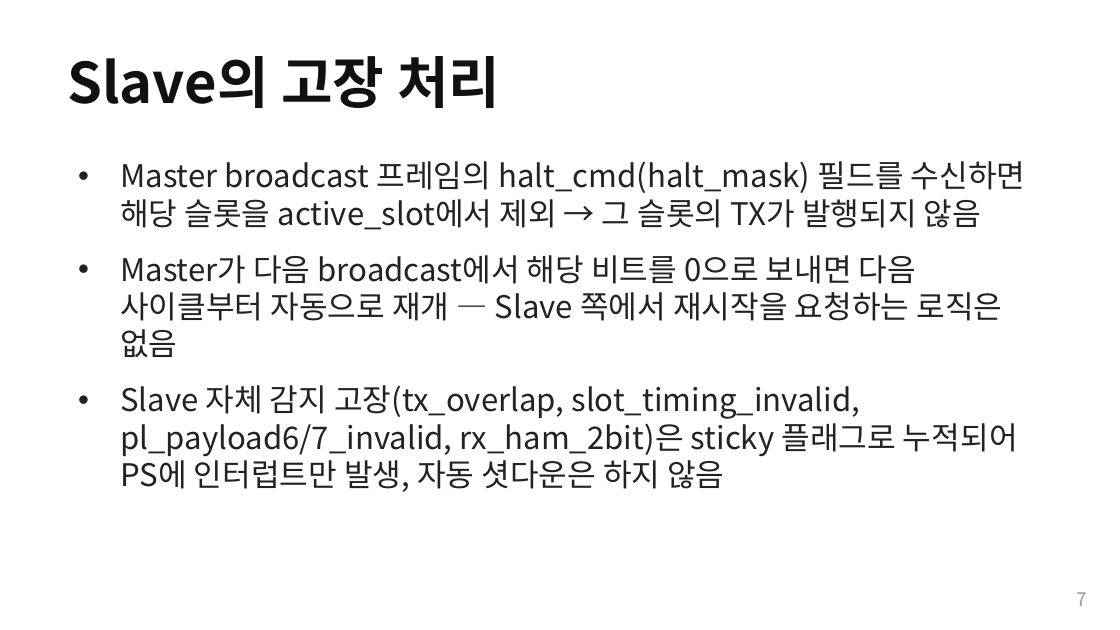
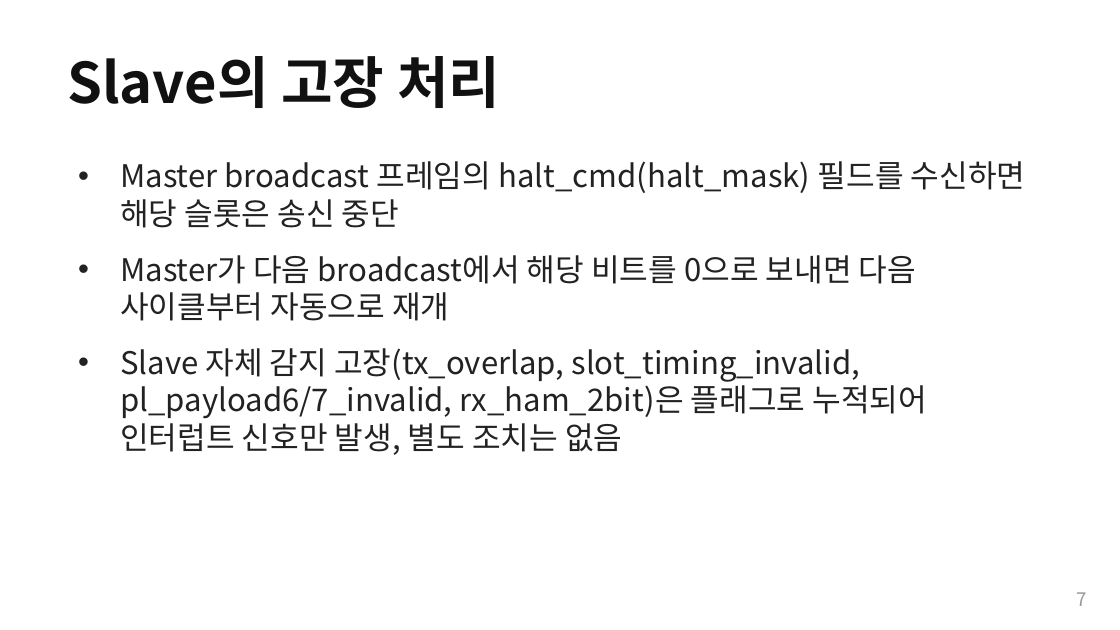
Before and after one commit to Woodong02/SoC_Design_and_Programming, a slide deck: slide 7 of section3_part2_internals.pptx. Drawn at 1120x630 pixels with LibreOffice and Linux fonts; fonts in the diff are those of the drawing. Boxes give left, top, right and bottom in pixels: in the first picture for what was removed or moved away, otherwise in the second. Text is boxed around its words. In the diff, an @@ line names an element or a change of style, - is before the commit and + after.

```diff
--- a/section3_part2_internals.pptx
+++ b/section3_part2_internals.pptx
@@ text at box(120, 161, 1026, 455): text changed @@
-• Master broadcast 프레임의 halt_cmd(halt_mask) 필드를 수신하면 해당 슬롯을 active_slot에서 제외 → 그 슬롯의 TX가 발행되지 않음
-• Master가 다음 broadcast에서 해당 비트를 0으로 보내면 다음 사이클부터 자동으로 재개 — Slave 쪽에서 재시작을 요청하는 로직은 없음
-• Slave 자체 감지 고장(tx_overlap, slot_timing_invalid, pl_payload6/7_invalid, rx_ham_2bit)은 sticky 플래그로 누적되어 PS에 인터럽트만 발생, 자동 셧다운은 하지 않음
+• Master broadcast 프레임의 halt_cmd(halt_mask) 필드를 수신하면 해당 슬롯은 송신 중단
+• Master가 다음 broadcast에서 해당 비트를 0으로 보내면 다음 사이클부터 자동으로 재개
+• Slave 자체 감지 고장(tx_overlap, slot_timing_invalid, pl_payload6/7_invalid, rx_ham_2bit)은 플래그로 누적되어 인터럽트 신호만 발생, 별도 조치는 없음
```
Also in this commit, not shown: 2 other slides changed, 1 other file.
